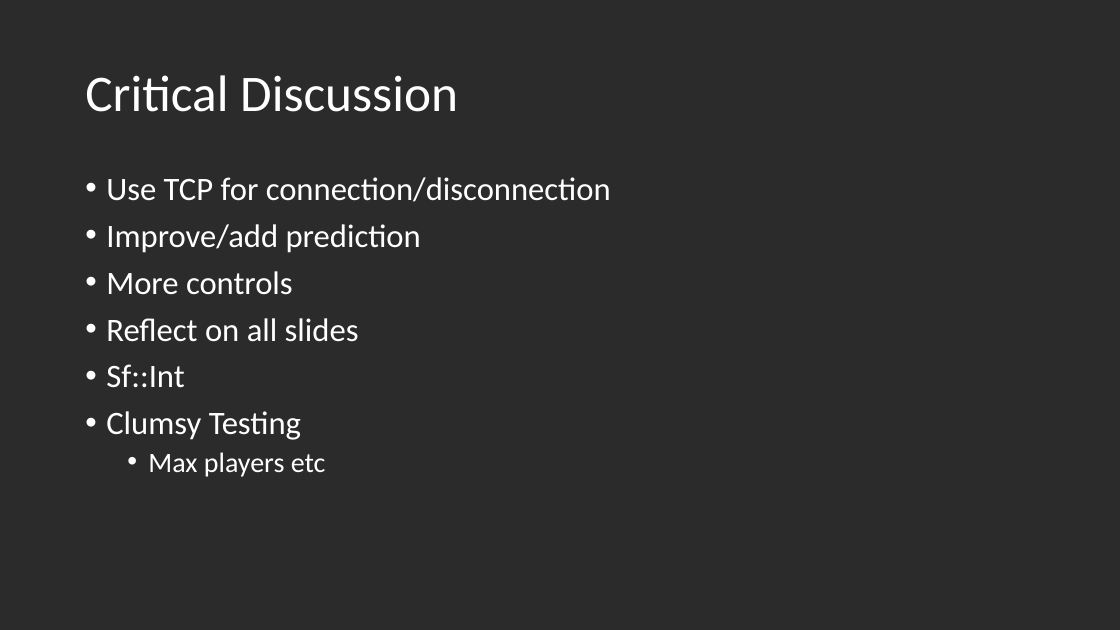
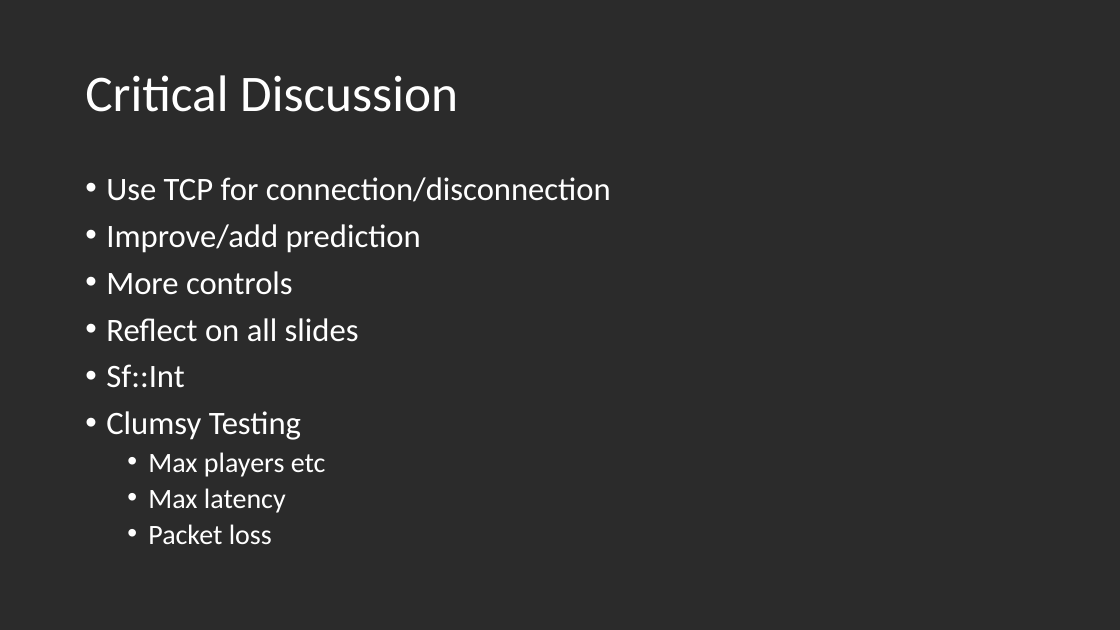
Before and after one commit to Shorte240/SFMLNetworking-Sim, a slide deck: slide 8 of SFMLNetworkingSim/CMP303 Presentation - Fraser Barker(1600196).pptx (slide 7 before the commit). Drawn at 1120x630 pixels with LibreOffice and Linux fonts; fonts in the diff are those of the drawing; background and template pictures are left out; a plain dark background stands for a picture behind light text. Boxes give left, top, right and bottom in pixels: in the first picture for what was removed or moved away, otherwise in the second. Text is boxed around its words. In the diff, an @@ line names an element or a change of style, - is before the commit and + after.

Commit message:
Updated slides

```diff
--- a/SFMLNetworkingSim/CMP303 Presentation - Fraser Barker(1600196).pptx
+++ b/SFMLNetworkingSim/CMP303 Presentation - Fraser Barker(1600196).pptx
@@ text at bbox=[148, 488, 286, 544]: paragraphs added @@
+  • Max latency
+  • Packet loss
```
Also in this commit, not shown: 1 other slide changed, 2 slides added.
